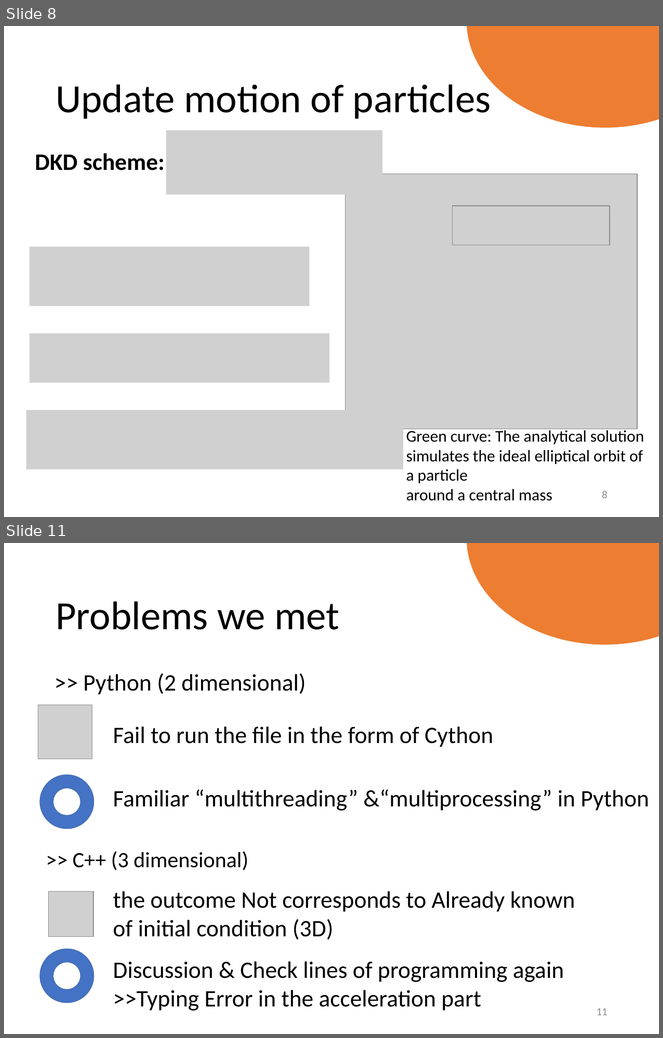
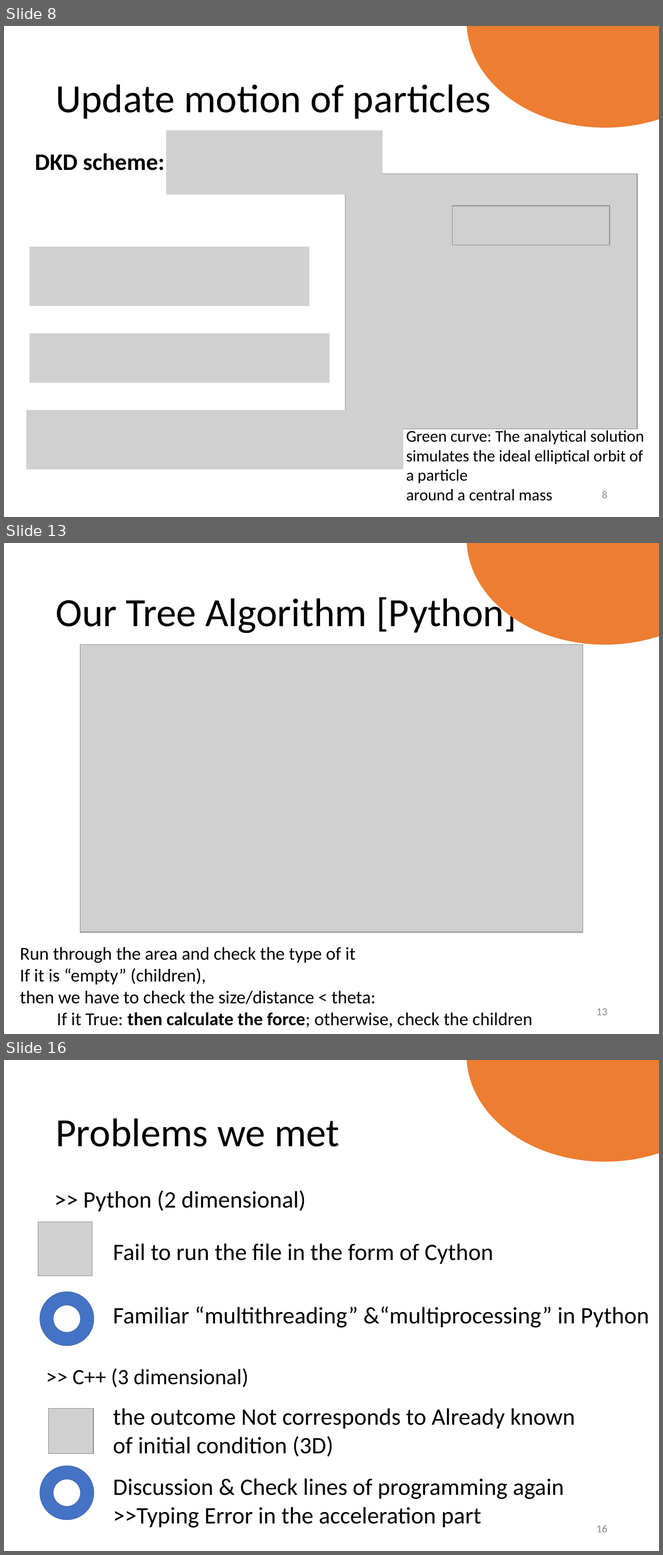
Before and after one commit to b08202012/tree-algorithm-for-self-gravity, a slide deck: Final project_G03_Tree Algorithm.pptx. Shown one above the other, each under a label of ours: slides 8 and 11 before the commit, slides 8, 13 and 16 after it; the slides between them are not shown. The pictures are 663x1038 and 663x1555 pixels, drawn with LibreOffice and Linux fonts; fonts in the diff are those of the drawing; grey boxes stand for pictures. Boxes give left, top, right and bottom in pixels: in the first picture for what was removed or moved away, otherwise in the second. Text is boxed around its words. In the diff, an @@ line names an element or a change of style, - is before the commit and + after.

```diff
--- a/Final project_G03_Tree Algorithm.pptx
+++ b/Final project_G03_Tree Algorithm.pptx
@@ slide 13 added at (x1=4, y1=543, x2=659, y2=1034), background #FFFFFF @@
@@ ellipse added at (x1=467, y1=543, x2=659, y2=644), fill #ED7D31 @@
@@ title added at (x1=55, y1=593, x2=517, y2=633), 44 pt, text #000000 @@
+Our Tree Algorithm [Python]
@@ picture added at (x1=80, y1=644, x2=583, y2=932) @@
@@ text added at (x1=20, y1=947, x2=532, y2=1028), 20 pt, text #000000 @@
+Run through the area and check the type of it
+If it is “empty” (children),
+then we have to check the size/distance < theta:
+If it True: then calculate the force; otherwise, check the children
@@ page number added at (x1=597, y1=1008, x2=608, y2=1016), 12 pt, text #8C8C8C @@
+13
@@ what was slide 11 is now slide 16 @@
@@ page number at (x1=597, y1=1525, x2=608, y2=1533): text changed @@
-11
+16
```
Also in this commit, not shown: 4 slides changed, 5 other slides added.
